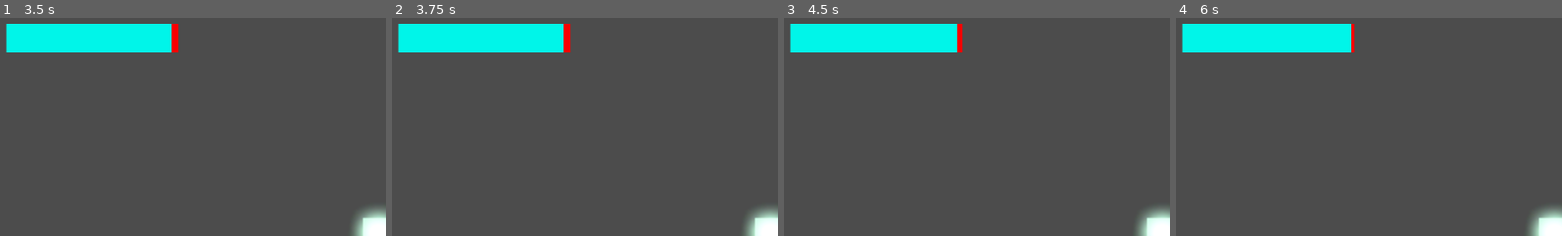
Above: before the commit, frames 1-4 (left to right).
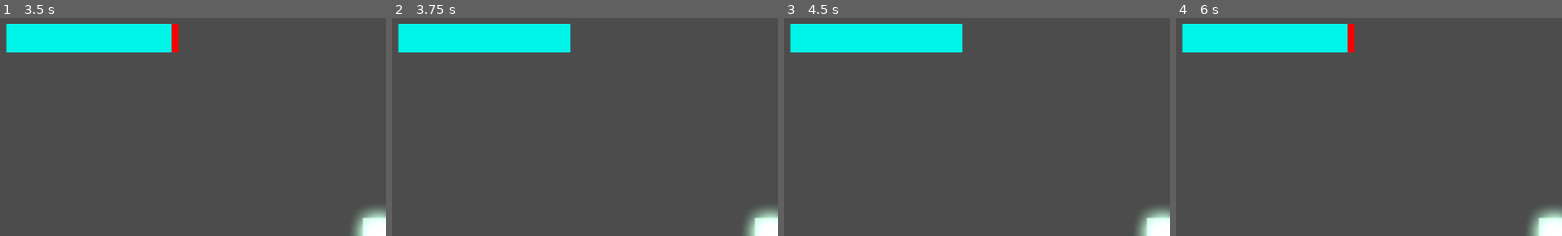
Above: after the commit, the same moments.

Repository: CertifiedWaterStealer/repository
Game: Godot game, scene res://scenes/main_menu.tscn
Two runs of this game, one before a commit and one after it. Both use one fixed random seed, a clock stepped at 60 frames per second and the inputs below. The project has no main scene, so this scene is started directly.
Inputs:
- Up to frame 1 (3.5 s): click "Play" at 0.5 s; tap Enter at 1.25, 2.75 s; hold Shift (shift) 1.28-2.03 s; tap Space at 2 s; tap A (a_key) at 2.1 s; tap Shift (shift) at 2.3 s; hold Shift (shift) from 2.78 s (still down); tap D (d_key) at 2.85 s
- Up to frame 2 (3.75 s): tap Space at 3.5 s; release Shift (shift) at 3.53 s; tap Shift (shift) at 3.6 s
- Up to frame 3 (4.5 s): tap Enter at 4.25 s; hold Shift (shift) from 4.28 s (still down); tap W (w_key) at 4.35 s
- Up to frame 4 (6 s): release Shift (shift) at 5.03 s; tap Shift (shift) at 5.1 s; tap Space at 5.75 s; hold Shift (shift) from 5.78 s (still down); tap A (a_key) at 5.85 s
The pictures show only the part of the screen within x 0-50%, y 0-50%; the shares and areas given below are measured in that part.

Frame 1 is identical in both runs. In frame 2, 0.3% of the frame differs, in the area x 44-47%, y 2-16%; in frame 3, 0.2%; in frame 4, 0.1%.

Commit message:
Working delay on the stamina bar

Diff:
--- a/main-project/script/player.gd
+++ b/main-project/script/player.gd
@@ -39,22 +39,24 @@
 	else:
 		velocity.x = move_toward(velocity.x, 0, speed)
 
-	if Input.is_action_pressed("shift") and stamina_is_ready:
+	if Input.is_action_pressed("shift"):
 		speed = 500.0
 		stamina_ui.value = stamina
 		if velocity.x != 0:
+			stamina_is_ready = false
 			stamina -= 2
 			if stamina < 0:
 				stamina = 0
-		elif stamina < 200:
-			stamina_is_ready = false
-			$Timer.start()
+	elif stamina_is_ready:
+		if stamina < 200:
 			stamina += 2
+			stamina_ui.value = stamina
 			if stamina > 200:
 				stamina = 200
 
 	if Input.is_action_just_released("shift"):
 		speed = 300.0
+		$Timer.start()
 
 	move_and_slide()
 
